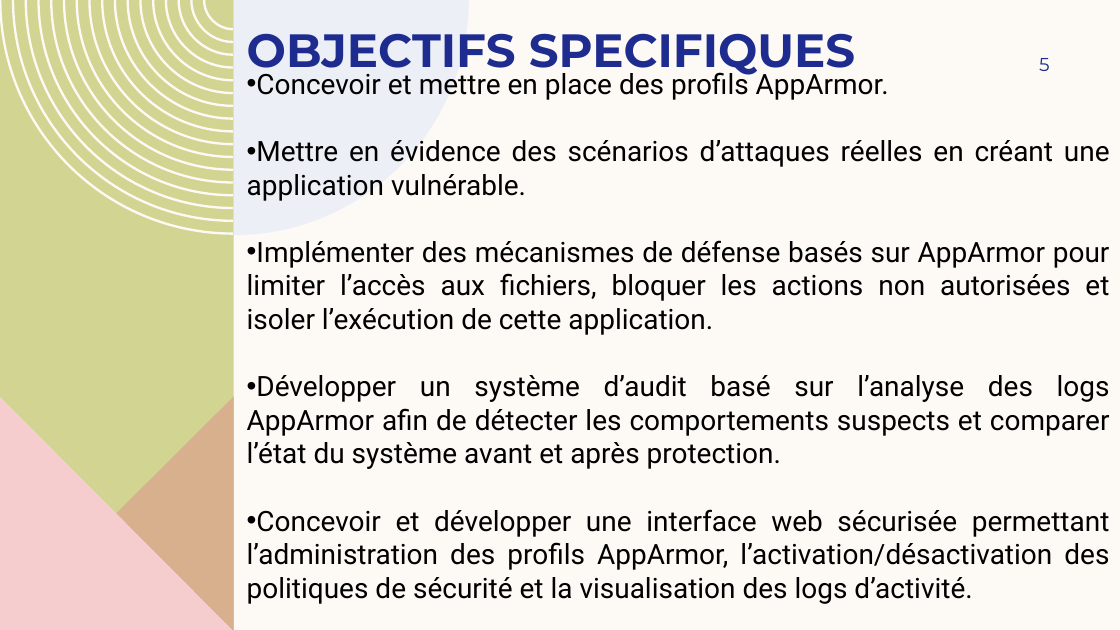
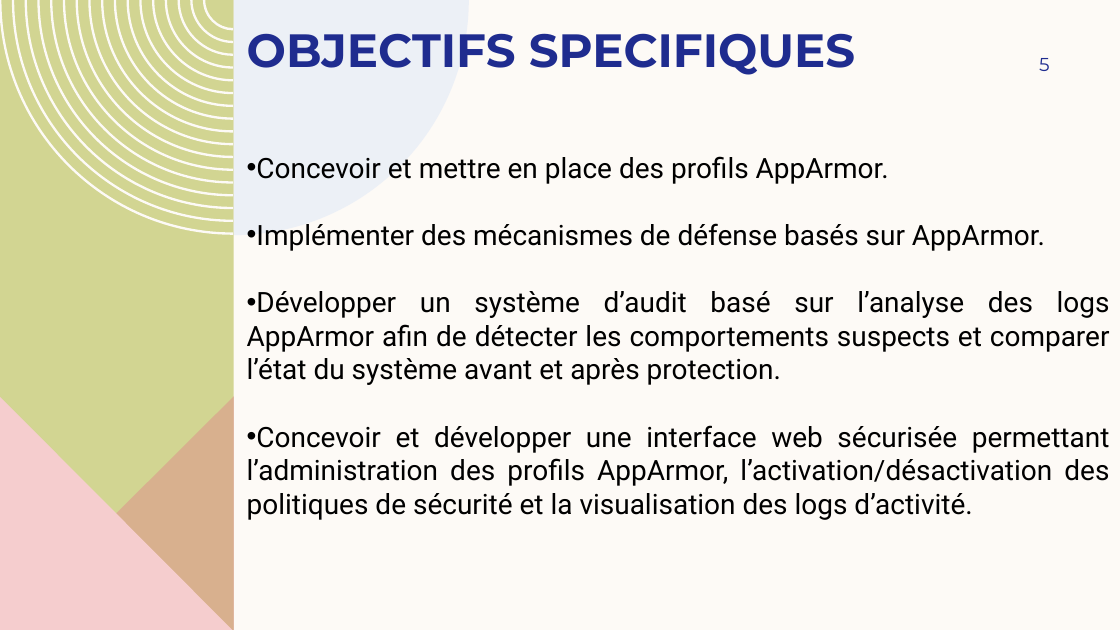
Before and after one commit to OpenSecureFoundation/Web-AppArmor-Manager, a slide deck: slide 5 of cahier des charges APPArmor.pptx. Drawn at 1120x630 pixels with LibreOffice and Linux fonts; fonts in the diff are those of the drawing. Boxes give left, top, right and bottom in pixels: in the first picture for what was removed or moved away, otherwise in the second. Text is boxed around its words. In the diff, an @@ line names an element or a change of style, - is before the commit and + after.

```diff
--- a/cahier des charges APPArmor.pptx
+++ b/cahier des charges APPArmor.pptx
@@ text "Concevoir et mettre en place ..." moved from (x1=247, y1=68, x2=1110, y2=604) to (x1=247, y1=156, x2=1110, y2=520) @@
@@ text at (x1=256, y1=223, x2=1045, y2=251): text changed @@
-• Mettre en évidence des scénarios d’attaques réelles en créant une application vulnérable.
-• Implémenter des mécanismes de défense basés sur AppArmor pour limiter l’accès aux fichiers, bloquer les actions non autorisées et isoler l’exécution de cette application.
+• Implémenter des mécanismes de défense basés sur AppArmor.
```
Also in this commit, not shown: 1 other slide changed, 1 other file.
